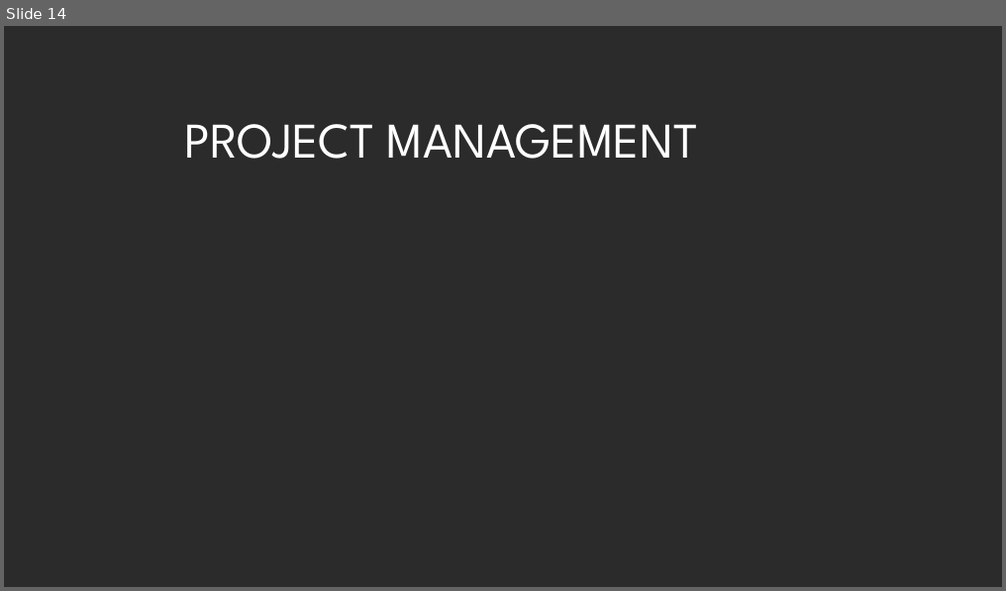
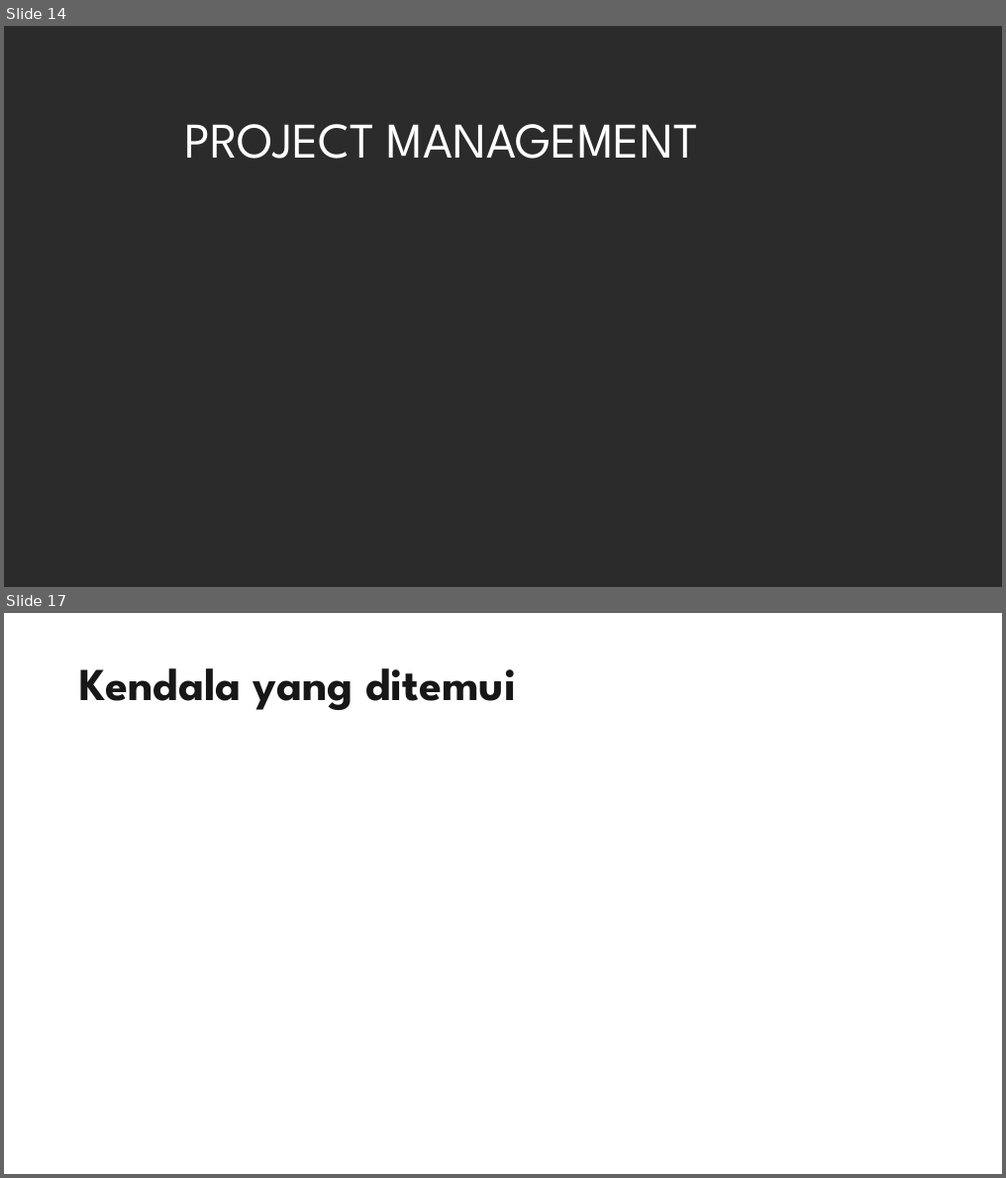
Before and after one commit to stef-ang/pointschool, a slide deck: dokumen/PointerSchool.pptx. Shown one above the other, each under a label of ours: slide 14 before the commit, slides 14 and 17 after it; the slides between them are not shown. The pictures are 1006x591 and 1006x1178 pixels, drawn with LibreOffice and Linux fonts; fonts in the diff are those of the drawing; background and template pictures are left out; a plain dark background stands for a picture behind light text. Boxes give left, top, right and bottom in pixels: in the first picture for what was removed or moved away, otherwise in the second. Text is boxed around its words. In the diff, an @@ line names an element or a change of style, - is before the commit and + after.

Commit message:
Udah selesai kurang site map, ga tau d folder apa, kendala dan maintenance

```diff
--- a/dokumen/PointerSchool.pptx
+++ b/dokumen/PointerSchool.pptx
@@ slide 17 added at (4,613,1002,1174), background picture (left out) @@
@@ title added at (80,668,516,710), 44 pt, text #181717, bold @@
+Kendala yang ditemui
```
Also in this commit, not shown: 3 other slides added, 1 slide removed.
